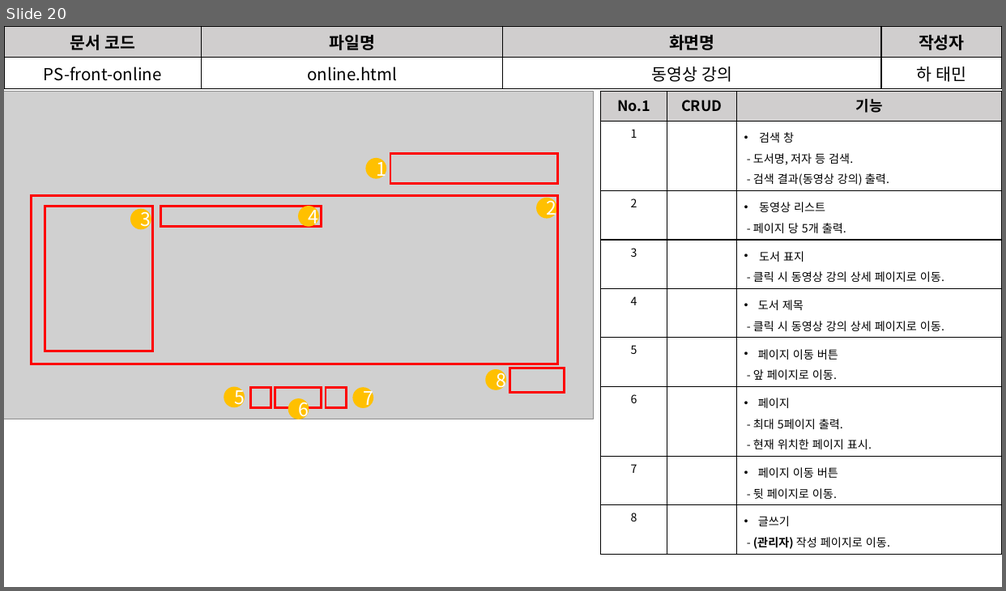
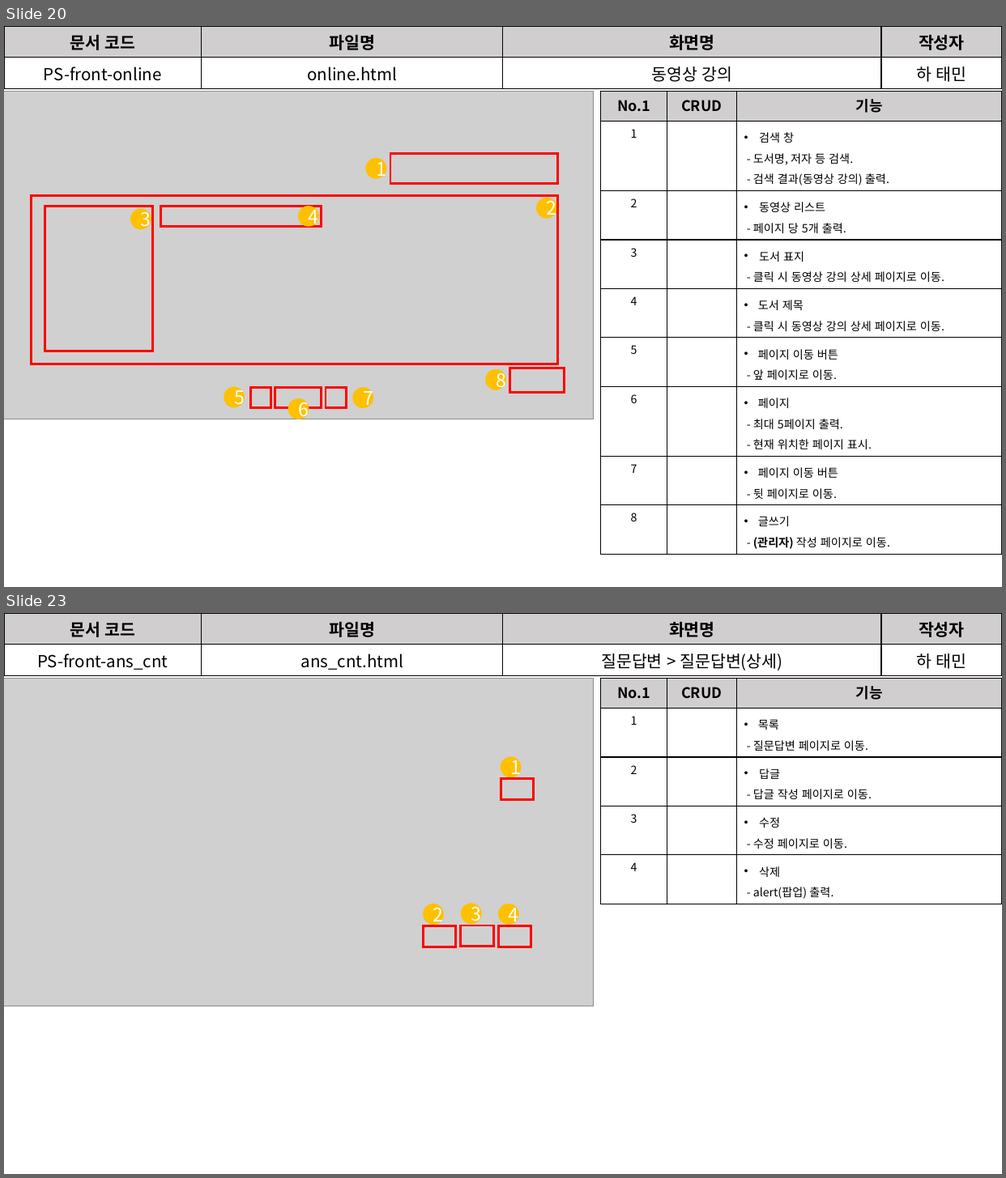
Before and after one commit to David-Ha-1217/Publisher_Portfolio, a slide deck: Documents/화면설계서.pptx. Shown one above the other, each under a label of ours: slide 20 before the commit, slides 20 and 23 after it; the slides between them are not shown. The pictures are 1006x591 and 1006x1178 pixels, drawn with LibreOffice and Linux fonts; fonts in the diff are those of the drawing; grey boxes stand for pictures. Boxes give left, top, right and bottom in pixels: in the first picture for what was removed or moved away, otherwise in the second. Text is boxed around its words. In the diff, an @@ line names an element or a change of style, - is before the commit and + after.

Commit message:
(2020-06-05) 기능정의서, 화면설계서 수정 중.

```diff
--- a/Documents/화면설계서.pptx
+++ b/Documents/화면설계서.pptx
@@ slide 23 added at bbox=[4, 613, 1002, 1174], background #FFFFFF @@
@@ table added at bbox=[4, 613, 1002, 674], 2 rows, 4 columns @@
+문서 코드 | 파일명 | 화면명 | 작성자
+PS-front-ans_cnt | ans_cnt.html | 질문답변 > 질문답변(상세) | 하 태민
@@ picture added at bbox=[4, 678, 593, 1007] @@
@@ table added at bbox=[602, 678, 1002, 902], 5 rows, 3 columns @@
+No.1 | CRUD | 기능
+1 |  | 목록 / - 질문답변 페이지로 이동.
+2 |  | 답글 / - 답글 작성 페이지로 이동.
+3 |  | 수정 / - 수정 페이지로 이동.
+4 |  | 삭제 / - alert(팝업) 출력.
@@ ellipse added at bbox=[501, 756, 522, 777], fill #FFC000, 18 pt, text #FFFFFF @@
+1
@@ rectangle added at bbox=[501, 779, 534, 800], outline #FF0000 2.25 pt @@
@@ ellipse added at bbox=[461, 904, 482, 924], fill #FFC000, 18 pt, text #FFFFFF @@
+3
@@ ellipse added at bbox=[424, 905, 444, 925], fill #FFC000, 18 pt, text #FFFFFF @@
+2
@@ rectangle added at bbox=[424, 926, 456, 947], outline #FF0000 2.25 pt @@
@@ rectangle added at bbox=[461, 926, 493, 947], outline #FF0000 2.25 pt @@
@@ ellipse added at bbox=[498, 905, 519, 925], fill #FFC000, 18 pt, text #FFFFFF @@
+4
@@ rectangle added at bbox=[499, 926, 532, 947], outline #FF0000 2.25 pt @@
```
Also in this commit, not shown: 4 slides changed, 6 other slides added, 1 other file.
